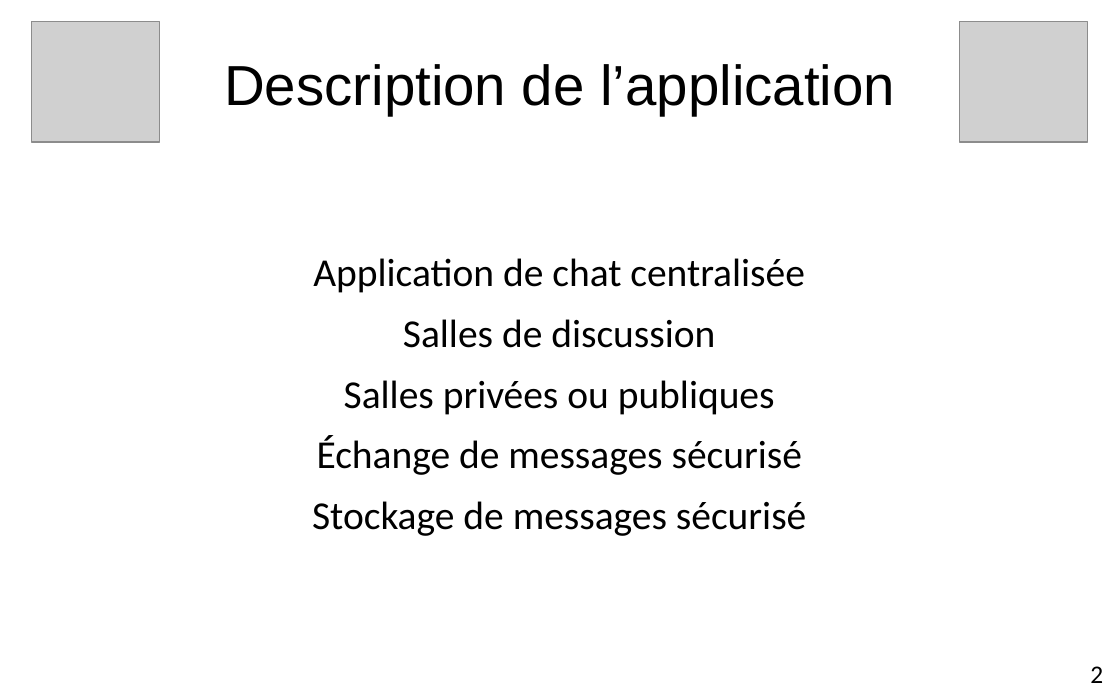
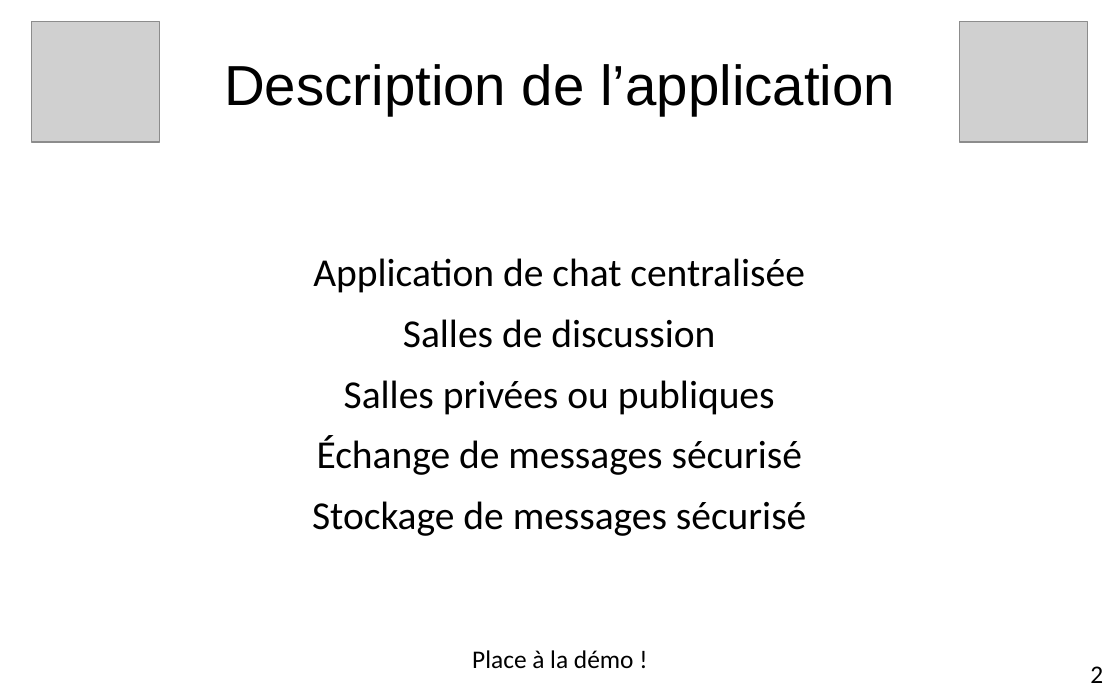
Before and after one commit to edri/ProjetChat2015, a slide deck: slide 3 of Documentation/Présentation/Projet de semestre.pptx. Drawn at 1120x700 pixels with LibreOffice and Linux fonts; fonts in the diff are those of the drawing; grey boxes stand for pictures; background and template pictures are left out. Boxes give left, top, right and bottom in pixels: in the first picture for what was removed or moved away, otherwise in the second. Text is boxed around its words. In the diff, an @@ line names an element or a change of style, - is before the commit and + after.

```diff
--- a/Documentation/Présentation/Projet de semestre.pptx
+++ b/Documentation/Présentation/Projet de semestre.pptx
@@ text added at <box>472,650,634,669</box>, 18 pt, text #000000 @@
+Place à la démo !
```
Also in this commit, not shown: 8 other slides changed, 1 slide added, 3 other files.
